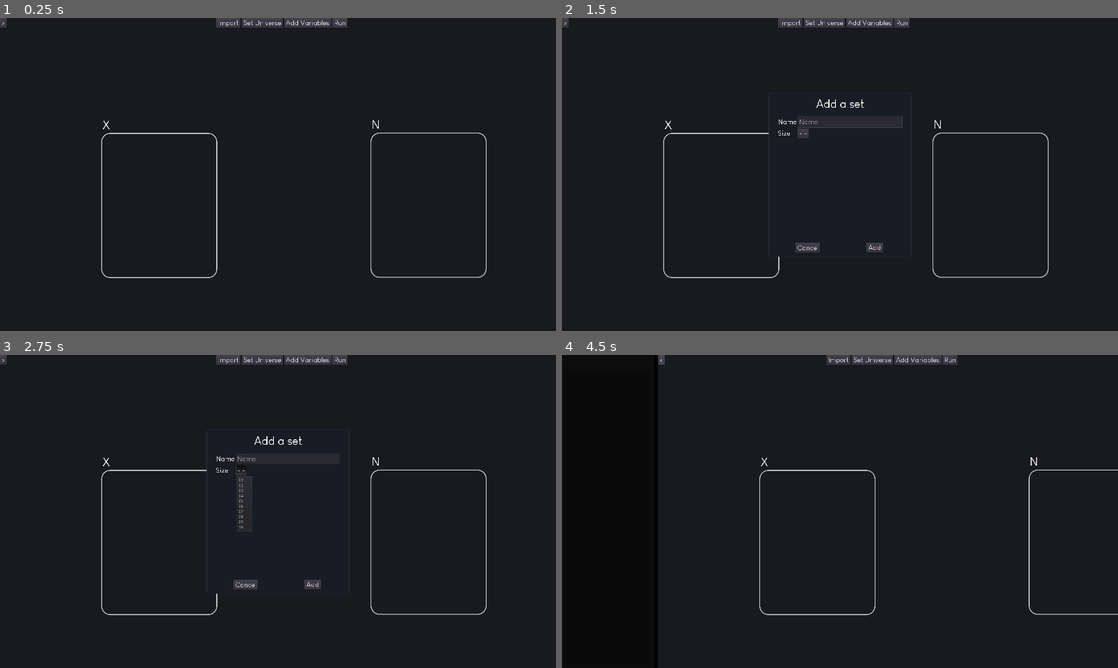
Above: before the commit, frames 1-4 (two rows, left to right).
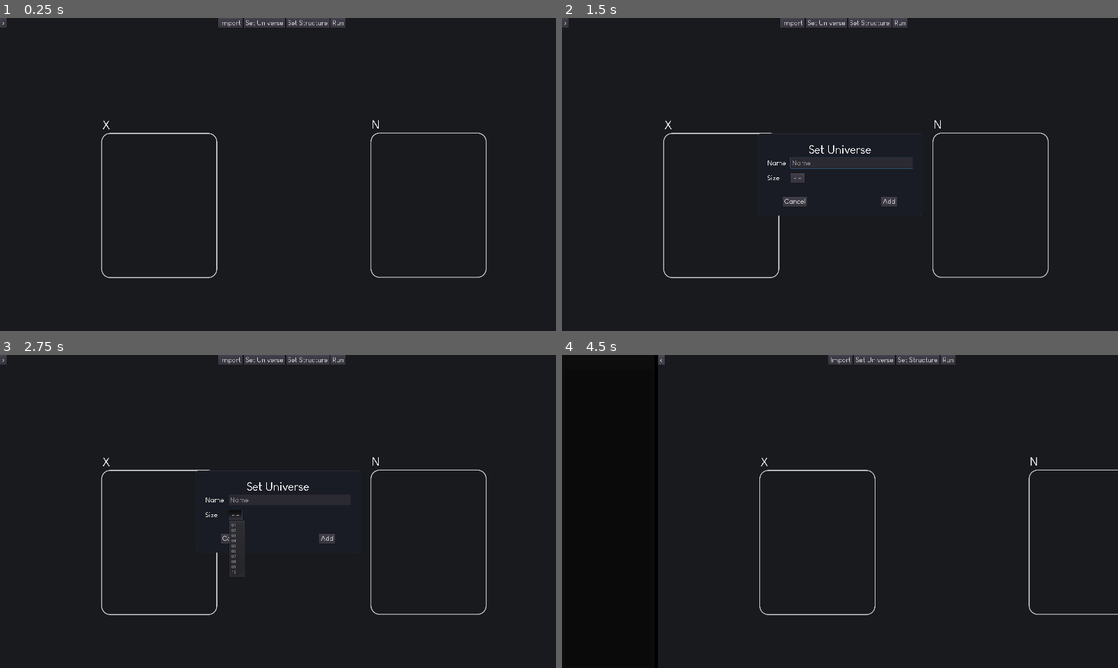
Above: after the commit, the same moments.

Repository: Mickaly13X/wv_project
Game: Godot game, scene res://Scenes/Main.tscn
Two runs of this game, one before a commit and one after it. Both use one fixed random seed, a clock stepped at 60 frames per second and the inputs below.
Inputs (mouse positions are in pixels of both pictures, inside the frame that each line leads up to):
- Up to frame 1 (0.25 s): no input
- Up to frame 2 (1.5 s): click "Set Universe" at 0.5 s; click (867, 24) at 1.25 s, where only the run after the commit has a clickable "Set Structure"
- Up to frame 3 (2.75 s): click "- -" at 2 s
- Up to frame 4 (4.5 s): click "Add" at 2.75 s; click "Cancel" at 3.5 s; click ">" at 4.25 s

The runs differ from the first frame. In frame 1, 0.2% of the frame differs, in the area x 38-63%, y 0-4%; in frame 2, 1.3%, in the area x 35-65%, y 0-77%; in frame 3, 1.1%; in frame 4, 0.2%.

Commit message:
🌱 IMPROVE: Universe Popup adjusted and contained

Diff:
--- a/Visualizer/Scenes/Main.tscn
+++ b/Visualizer/Scenes/Main.tscn
@@ -100,8 +100,8 @@
 alignment = 1
 
 [node name="Import" type="Button" parent="HSplit/MainPanel/UI/HUD/Main"]
-margin_left = 720.0
-margin_right = 804.0
+margin_left = 727.0
+margin_right = 811.0
 margin_bottom = 34.0
 focus_mode = 0
 custom_fonts/font = ExtResource( 4 )
@@ -112,8 +112,8 @@
 }
 
 [node name="SetUniverse" type="Button" parent="HSplit/MainPanel/UI/HUD/Main"]
-margin_left = 808.0
-margin_right = 950.0
+margin_left = 815.0
+margin_right = 957.0
 margin_bottom = 34.0
 focus_mode = 0
 custom_fonts/font = ExtResource( 4 )
@@ -124,8 +124,9 @@
 }
 
 [node name="AddVariables" type="Button" parent="HSplit/MainPanel/UI/HUD/Main"]
-margin_left = 954.0
-margin_right = 1117.0
+visible = false
+margin_left = 870.0
+margin_right = 1033.0
 margin_bottom = 34.0
 focus_mode = 0
 custom_fonts/font = ExtResource( 4 )
@@ -135,9 +136,21 @@
 "_edit_use_anchors_": false
 }
 
+[node name="Set Structure" type="Button" parent="HSplit/MainPanel/UI/HUD/Main"]
+margin_left = 961.0
+margin_right = 1110.0
+margin_bottom = 34.0
+focus_mode = 0
+custom_fonts/font = ExtResource( 4 )
+enabled_focus_mode = 0
+text = "Set Structure"
+__meta__ = {
+"_edit_use_anchors_": false
+}
+
 [node name="Run" type="Button" parent="HSplit/MainPanel/UI/HUD/Main"]
-margin_left = 1121.0
-margin_right = 1173.0
+margin_left = 1114.0
+margin_right = 1166.0
 margin_bottom = 34.0
 focus_mode = 0
 custom_fonts/font = ExtResource( 4 )
@@ -164,15 +177,22 @@
 position = Vector2( 349.905, 396.982 )
 
 [node name="Popups" type="Control" parent="."]
-anchor_right = 1.0
-anchor_bottom = 1.0
+anchor_left = 0.5
+anchor_top = 0.5
+anchor_right = 0.5
+anchor_bottom = 0.5
+margin_left = -960.0
+margin_top = -540.0
+margin_right = 960.0
+margin_bottom = 540.0
 mouse_filter = 2
 __meta__ = {
 "_edit_use_anchors_": false
 }
 
 [node name="SetUniverse" parent="Popups" instance=ExtResource( 3 )]
-popup_exclusive = true
+
+[node name="SetStructure" parent="Popups" instance=ExtResource( 3 )]
 
 [node name="OpenFile" type="FileDialog" parent="Popups"]
 anchor_left = 0.5
@@ -185,7 +205,7 @@
 margin_bottom = 291.5
 rect_min_size = Vector2( 400, 140 )
 popup_exclusive = true
-window_title = "Open File with CoLa Input"
+window_title = "Open een Bestand"
 mode = 0
 access = 2
 current_dir = "/Users/erickim"
--- a/Visualizer/Scenes/PopUpAddSet.tscn
+++ b/Visualizer/Scenes/PopUpAddSet.tscn
@@ -22,45 +22,54 @@
 anchor_top = 0.5
 anchor_right = 0.5
 anchor_bottom = 0.5
-margin_left = -246.0
-margin_top = -283.5
-margin_right = 246.0
-margin_bottom = 283.5
-rect_min_size = Vector2( 296, 320 )
+margin_left = -283.5
+margin_top = -141.5
+margin_right = 283.5
+margin_bottom = 141.5
+rect_min_size = Vector2( 296, 128 )
 custom_styles/panel = SubResource( 1 )
+popup_exclusive = true
 script = ExtResource( 2 )
+__meta__ = {
+"_edit_use_anchors_": false
+}
 
-[node name="Title" type="Label" parent="."]
-anchor_left = 0.5
-anchor_right = 0.5
-margin_left = -83.5
-margin_top = 16.0
-margin_right = 83.5
-margin_bottom = 62.0
+[node name="VBox" type="VBoxContainer" parent="."]
+anchor_right = 1.0
+anchor_bottom = 1.0
+margin_left = 32.0
+margin_top = 32.0
+margin_right = -32.0
+margin_bottom = -32.0
+__meta__ = {
+"_edit_use_anchors_": false
+}
+
+[node name="Title" type="Label" parent="VBox"]
+margin_right = 503.0
+margin_bottom = 46.0
 custom_fonts/font = ExtResource( 4 )
-text = "Add a set"
+text = "Set Universe"
 align = 1
 valign = 1
 __meta__ = {
 "_edit_use_anchors_": false
 }
 
-[node name="Items" type="GridContainer" parent="."]
-anchor_top = 0.00333024
-anchor_right = 1.0
-anchor_bottom = 1.00333
-margin_left = 32.0
-margin_top = 80.0
-margin_right = -32.0
-margin_bottom = -32.0
+[node name="Items" type="GridContainer" parent="VBox"]
+margin_top = 50.0
+margin_right = 503.0
+margin_bottom = 181.0
 size_flags_horizontal = 3
 size_flags_vertical = 3
+custom_constants/vseparation = 16
+custom_constants/hseparation = 16
 columns = 2
 __meta__ = {
 "_edit_use_anchors_": false
 }
 
-[node name="NameLabel" type="Label" parent="Items"]
+[node name="NameLabel" type="Label" parent="VBox/Items"]
 margin_top = 5.0
 margin_right = 64.0
 margin_bottom = 33.0
@@ -71,9 +80,9 @@
 "_edit_use_anchors_": false
 }
 
-[node name="NameInput" type="LineEdit" parent="Items"]
-margin_left = 68.0
-margin_right = 428.0
+[node name="NameInput" type="LineEdit" parent="VBox/Items"]
+margin_left = 80.0
+margin_right = 503.0
 margin_bottom = 38.0
 rect_min_size = Vector2( 128, 24 )
 size_flags_horizontal = 3
@@ -85,21 +94,22 @@
 "_edit_use_anchors_": false
 }
 
-[node name="SizeLabel" type="Label" parent="Items"]
-margin_top = 45.0
+[node name="SizeLabel" type="Label" parent="VBox/Items"]
+margin_top = 57.0
 margin_right = 64.0
-margin_bottom = 73.0
+margin_bottom = 85.0
 custom_fonts/font = ExtResource( 5 )
 text = "Size"
 __meta__ = {
 "_edit_use_anchors_": false
 }
 
-[node name="MbSize" type="MenuButton" parent="Items"]
-margin_left = 68.0
-margin_top = 42.0
-margin_right = 106.0
-margin_bottom = 76.0
+[node name="MbSize" type="MenuButton" parent="VBox/Items"]
+margin_left = 80.0
+margin_top = 54.0
+margin_right = 128.0
+margin_bottom = 88.0
+rect_min_size = Vector2( 48, 0 )
 size_flags_horizontal = 0
 custom_fonts/font = ExtResource( 5 )
 text = "- -"
@@ -108,31 +118,33 @@
 "_edit_use_anchors_": false
 }
 
-[node name="AddButton" type="Button" parent="."]
-margin_left = 337.736
-margin_top = 518.016
-margin_right = 393.736
-margin_bottom = 552.016
+[node name="Buttons" type="HBoxContainer" parent="VBox"]
+margin_top = 185.0
+margin_right = 503.0
+margin_bottom = 219.0
+custom_constants/separation = 256
+alignment = 1
+
+[node name="CancelButton" type="Button" parent="VBox/Buttons"]
+margin_left = 53.0
+margin_right = 137.0
+margin_bottom = 34.0
+focus_mode = 0
+custom_fonts/font = ExtResource( 5 )
+enabled_focus_mode = 0
+text = "Cancel"
+__meta__ = {
+"_edit_use_anchors_": false
+}
+
+[node name="AddButton" type="Button" parent="VBox/Buttons"]
+margin_left = 393.0
+margin_right = 449.0
+margin_bottom = 34.0
 focus_mode = 0
 custom_fonts/font = ExtResource( 5 )
 enabled_focus_mode = 0
 text = "Add"
-__meta__ = {
-"_edit_use_anchors_": false
-}
-
-[node name="CancelButton" type="Button" parent="."]
-anchor_top = 0.00182352
-anchor_right = 0.0569106
-anchor_bottom = 0.00182352
-margin_left = 92.5269
-margin_top = 518.016
-margin_right = 148.527
-margin_bottom = 552.016
-focus_mode = 0
-custom_fonts/font = ExtResource( 5 )
-enabled_focus_mode = 0
-text = "Cancel"
 __meta__ = {
 "_edit_use_anchors_": false
 }
@@ -174,5 +186,5 @@
 "_edit_lock_": true,
 "_edit_use_anchors_": false
 }
-[connection signal="button_up" from="AddButton" to="." method="_on_B_Add_button_up"]
-[connection signal="button_up" from="CancelButton" to="." method="_on_B_Cancel_button_up"]
+[connection signal="button_up" from="VBox/Buttons/CancelButton" to="." method="_on_B_Cancel_button_up"]
+[connection signal="button_up" from="VBox/Buttons/AddButton" to="." method="_on_B_Add_button_up"]
--- a/Visualizer/Scripts/Main.gd
+++ b/Visualizer/Scripts/Main.gd
@@ -3,7 +3,7 @@
 const Exception = preload("res://util/ExceptionIDs.gd")
 
 onready var SET = preload("res://Scenes/Set.tscn")
-onready var MB_SIZE = $Popups/SetUniverse/Items/MbSize
+onready var MB_SIZE = $Popups/SetUniverse/VBox/Items/MbSize
 onready var OPEN_COLA = $HSplit/MainPanel/UI/HUD/OpenCoLa
 onready var COLA_PANEL = $HSplit/CoLaPanel
 onready var COLA = $HSplit/CoLaPanel/CoLaInput
--- a/Visualizer/Scripts/pu_add_set.gd
+++ b/Visualizer/Scripts/pu_add_set.gd
@@ -2,8 +2,8 @@
 
 const Exception = preload("res://util/ExceptionIDs.gd")
 
-onready var NAME_INPUT = $Items/NameInput
-onready var MB_SIZE = $Items/MbSize
+onready var NAME_INPUT = $VBox/Items/NameInput
+onready var MB_SIZE = $VBox/Items/MbSize
 
 var ref_universe : String
 
